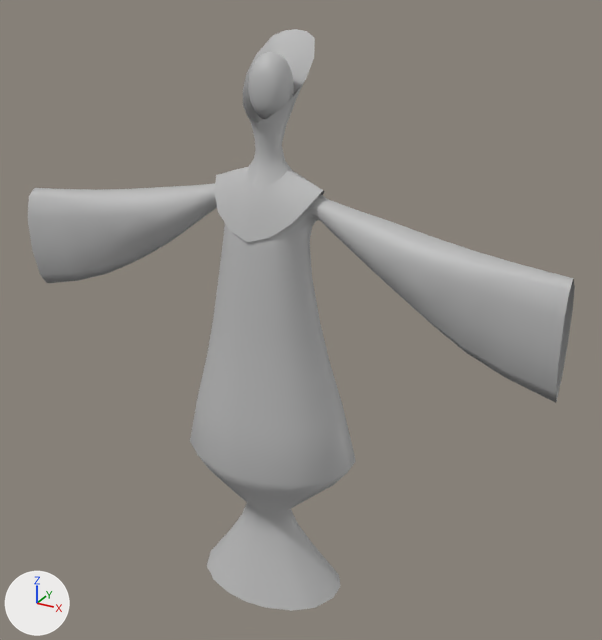
What one commit did to the FBX model Assets/CharacterResource/Maya/maya_Pope.fbx.
Rendered twice from a 50 mm lens placed at (8.04, -13.18, 13.13), pointed at (0.53, 0.48, 6.31). Lighting does not change. The marker at lower left points along +X, +Y and +Z. Where no turn or scale is listed for an object, it has been applied to the vertices. Vertices at the same position are counted once.

The first picture shows 'maya_Pope'.
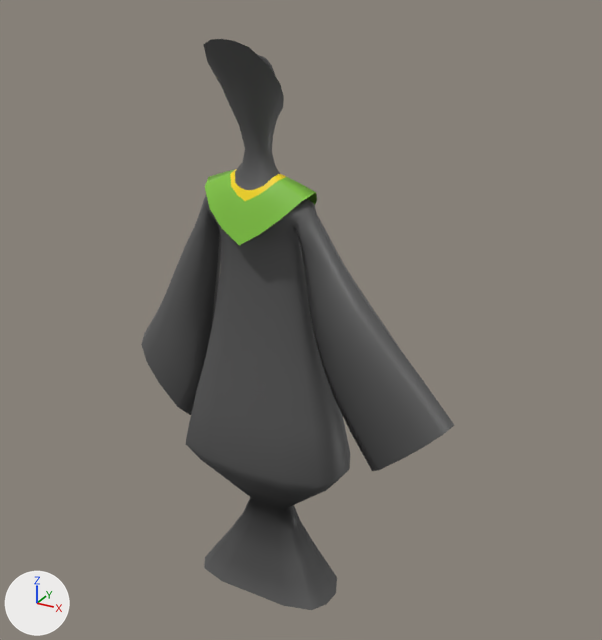
Where the change shows, as pixel boxes (x1, y1, x2, y2) in the pictures (602 x 640 px; the box of a moved part takes in the faces that stretch with it):
'maya_Pope', surface changed, reshaped (43% narrower)
    before: (28, 29, 575, 611)
    after: (141, 39, 454, 610)
part 1 of me_mesh, moved or reshaped
    before: (248, 52, 294, 120)
    after: (258, 55, 275, 75)
part 2 of me_mesh, moved or reshaped
    before: (214, 29, 325, 243)
    after: (203, 39, 317, 245)
part 3 of me_mesh, moved or reshaped
    before: (28, 183, 575, 611)
    after: (141, 195, 454, 610)

Patch to the scene script:
```diff
--- a/Assets/CharacterResource/Maya/maya_Pope.fbx.py
+++ b/Assets/CharacterResource/Maya/maya_Pope.fbx.py
@@ img_maya_pope_base_color_png @@
+img_maya_pope_base_color_png = load_image('maya_Pope_Base_color.png', 'maya_Pope_Base_color.png', 1024, 1024, 'sRGB')
@@ mat_maya_pope_mt @@
 mat_maya_pope_mt = principled_material('maya_Pope_MT')
-mat_maya_pope_mt.base_color = (0.5, 0.5, 0.5)  # grey #bcbcbc
+mat_maya_pope_mt.texture = img_maya_pope_base_color_png
@@ me_mesh @@
 # used by ob_maya_pope; location = (0.0, 0.0, 0.0)
-me_mesh.from_pydata(...)  # 771 vertices, 744 faces; spans x -5.83..5.83, y -1.26..1.26, z 0.0..11.84
+me_mesh.from_pydata(...)  # 771 vertices, 744 faces; spans x -3.84..4.0, y -1.26..1.26, z 0.03..11.86
+# me_mesh part 1: the loose piece of 98 vertices spanning x -0.42..0.42, y -0.11..0.7, z 10.28..11.52 is turned -180 degrees about the z axis through its middle, then moved by (0.0, -0.59, 0.03)
+# me_mesh part 2: the loose piece of 192 vertices spanning x -1.18..1.18, y -0.65..1.26, z 8.2..11.84 is turned 180 degrees about the z axis through its middle, then moved by (0.0, -0.61, 0.03)
+# me_mesh part 3: 481 of 771 vertices moved; they spanned x -5.83..5.83, y -1.26..1.05, z 0.0..9.23 and now span x -3.84..4.0, y -1.05..1.26, z 0.03..9.25; mean shift (0.01, -0.01, -0.52); largest move (-5.83, -0.18, 8.4) -> (4.0, 0.18, 4.98)
 me_mesh.materials.append(mat_maya_pope_mt)
```
